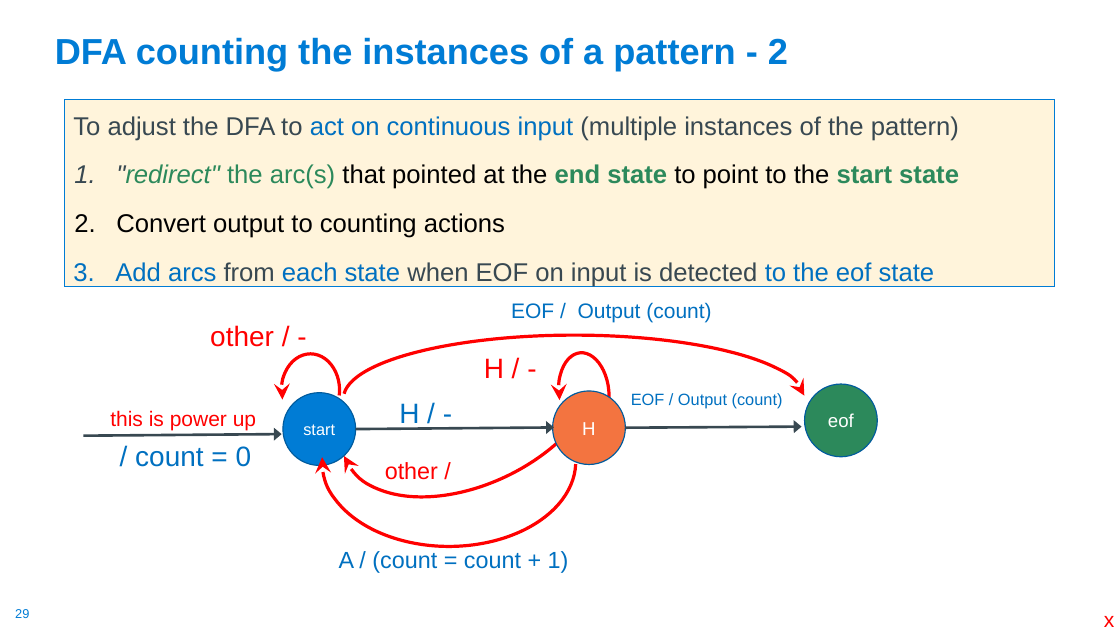
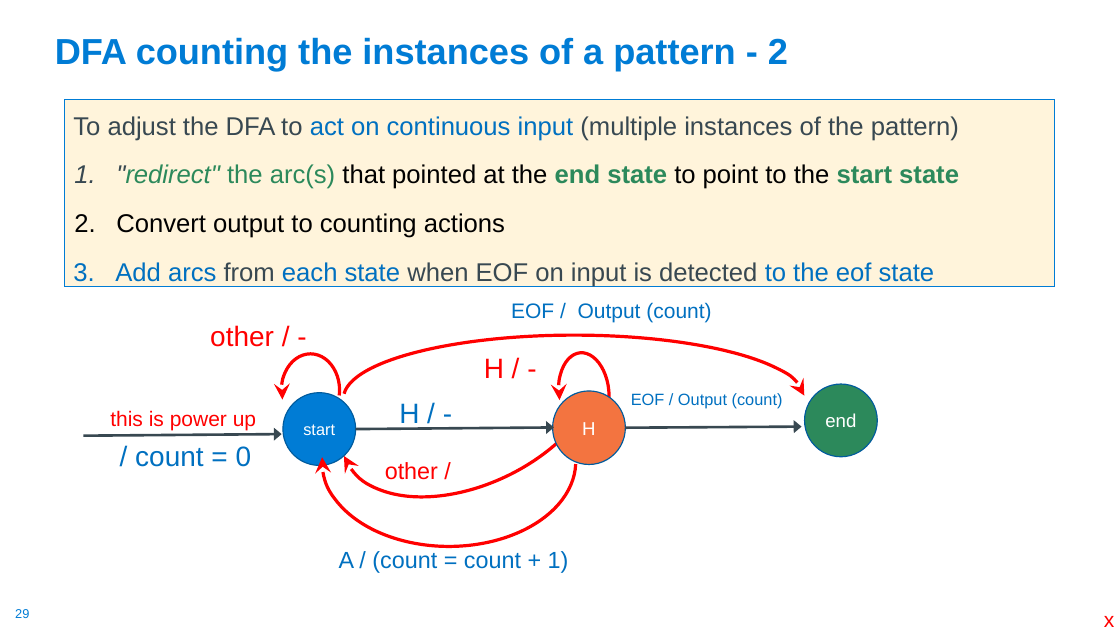
Before and after one commit to cse30-sp24/Muller-Slides, a slide deck: slide 29 of 01-C-Part1.pptx. Drawn at 1120x630 pixels with LibreOffice and Linux fonts; fonts in the diff are those of the drawing. Boxes give left, top, right and bottom in pixels: in the first picture for what was removed or moved away, otherwise in the second. Text is boxed around its words. In the diff, an @@ line names an element or a change of style, - is before the commit and + after.

```diff
--- a/01-C-Part1.pptx
+++ b/01-C-Part1.pptx
@@ text in ellipse at bbox=[825, 413, 856, 427]: text changed @@
-eof
+end
```
Also in this commit, not shown: 12 other slides changed, 1 slide added, 1 other file.
